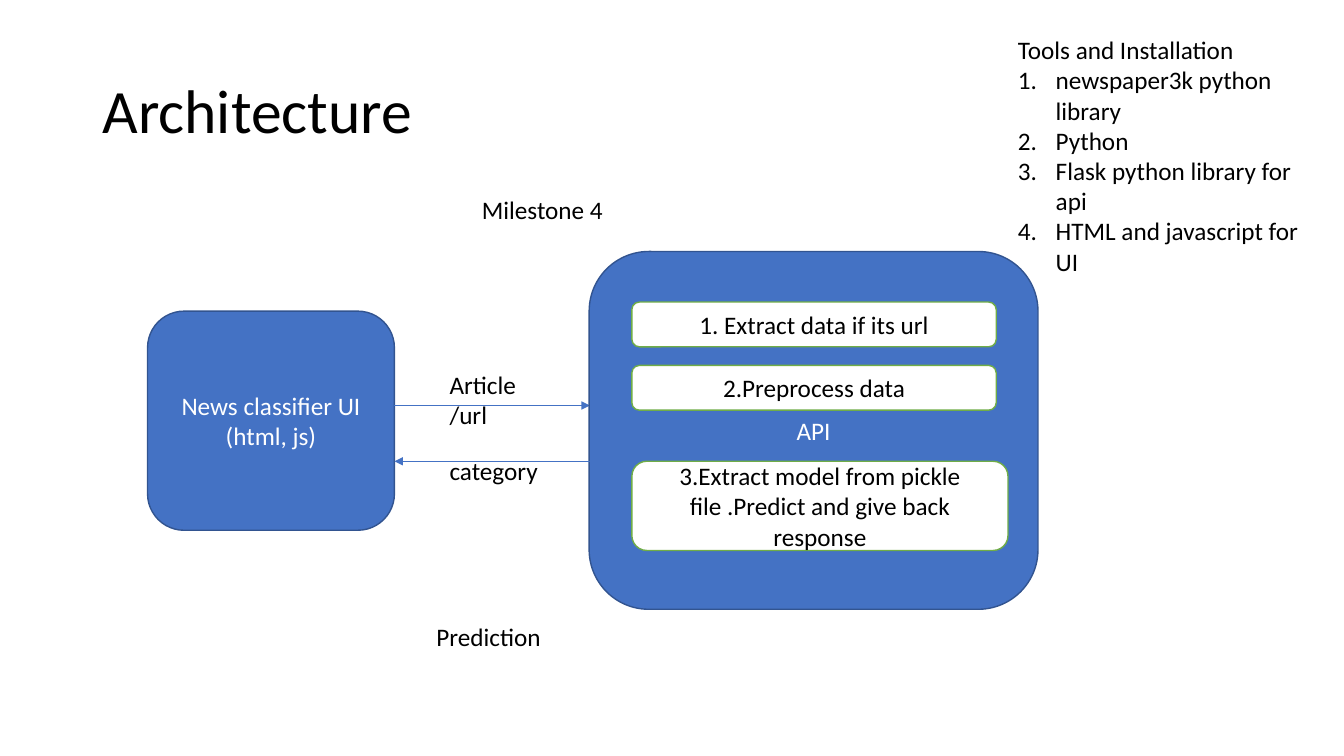
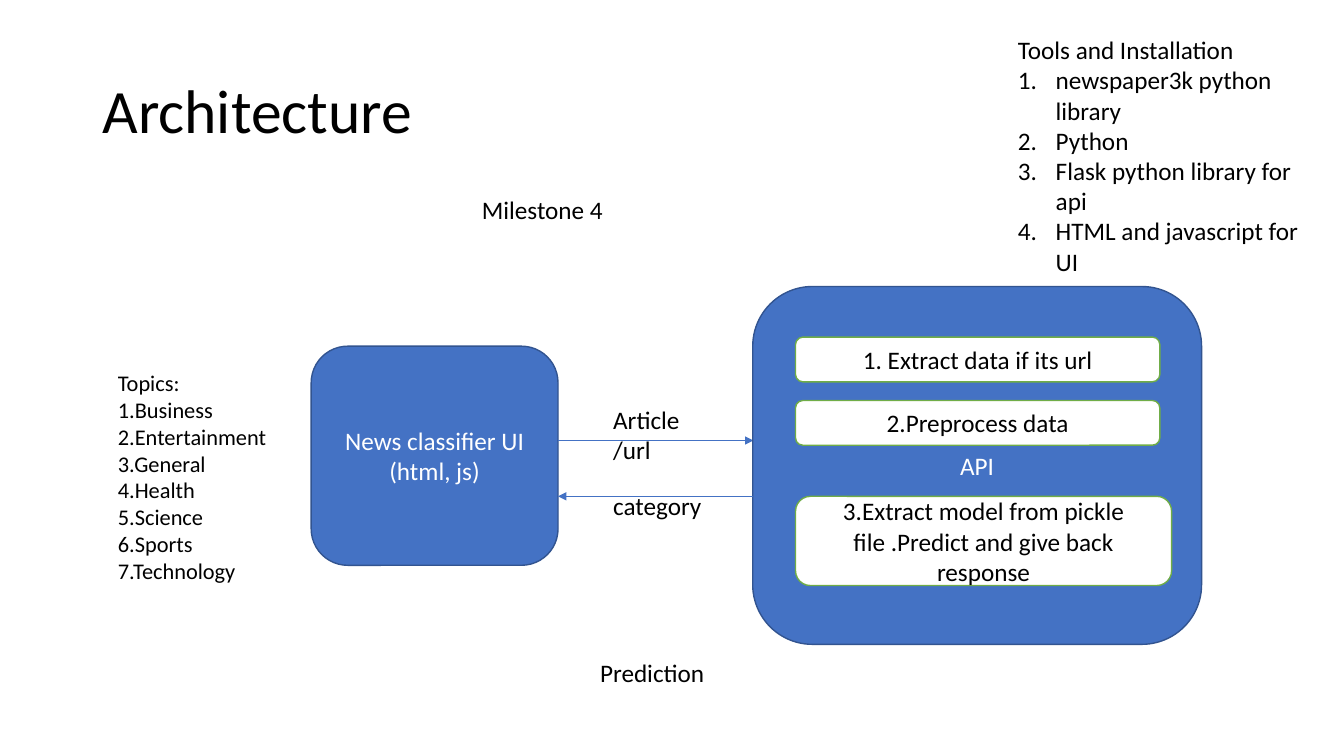
Before and after one commit to mmrkavya/newspaper, a slide deck: slide 10 of FinalResport-NewsClassifier.pptx (slide 9 before the commit). Drawn at 1344x756 pixels with LibreOffice and Linux fonts; fonts in the diff are those of the drawing. Boxes give left, top, right and bottom in pixels: in the first picture for what was removed or moved away, otherwise in the second. Text is boxed around its words. In the diff, an @@ line names an element or a change of style, - is before the commit and + after.

```diff
--- a/FinalResport-NewsClassifier.pptx
+++ b/FinalResport-NewsClassifier.pptx
@@ text added at bbox=[118, 375, 266, 583], 16 pt, text #000000 @@
+Topics:
+1.Business
+2.Entertainment
+3.General
+4.Health
+5.Science
+6.Sports
+7.Technology
@@ 5 rounded rectangles, 3 texts, 2 arrows: place and size @@
-5 rounded rectangles, 3 texts, 2 arrows at bbox=[147, 252, 1038, 646]
+5 rounded rectangles, 3 texts, 2 arrows at bbox=[312, 286, 1202, 682]
```
Also in this commit, not shown: 1 other slide changed, 4 slides added, 1 slide removed, 4 other files.
